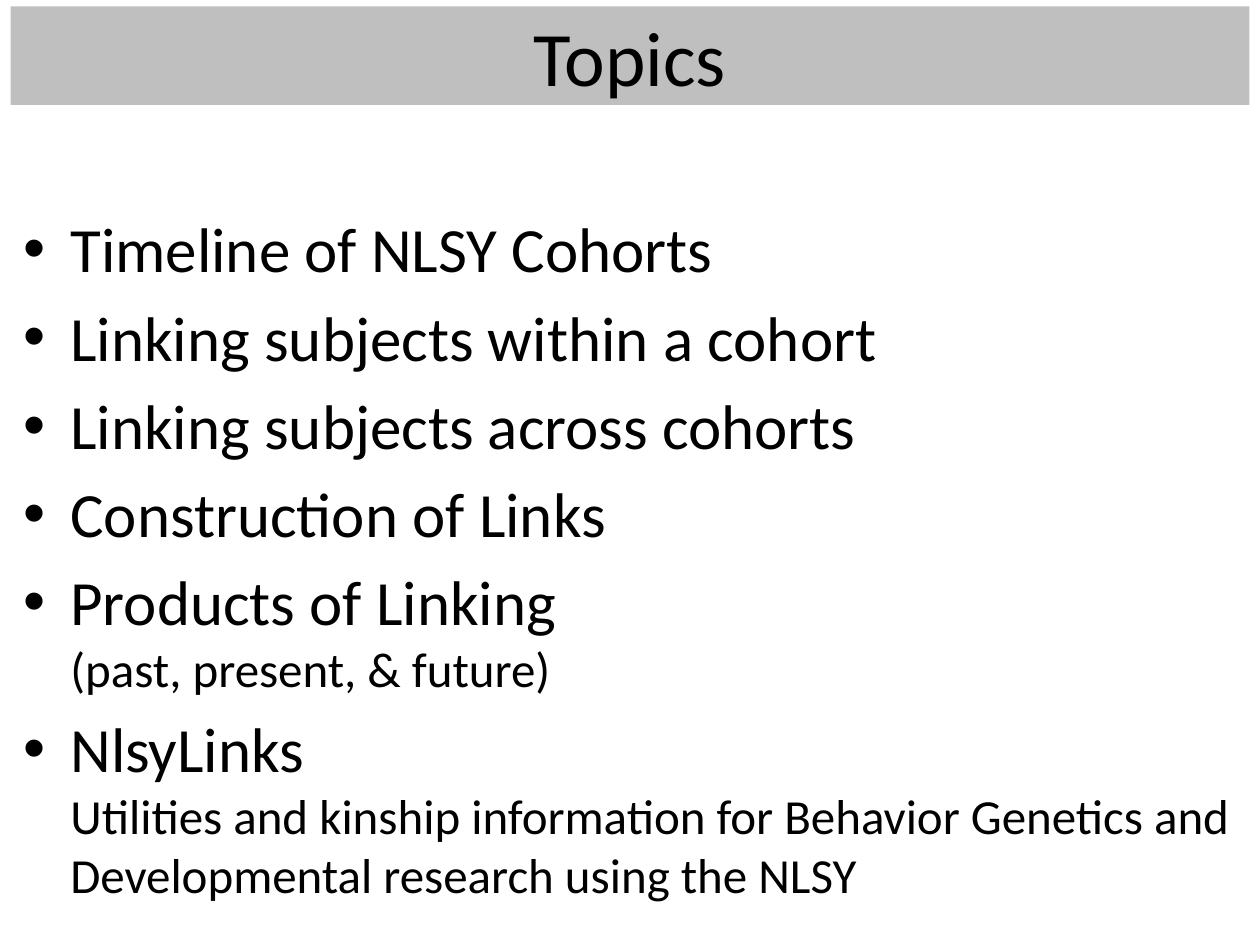
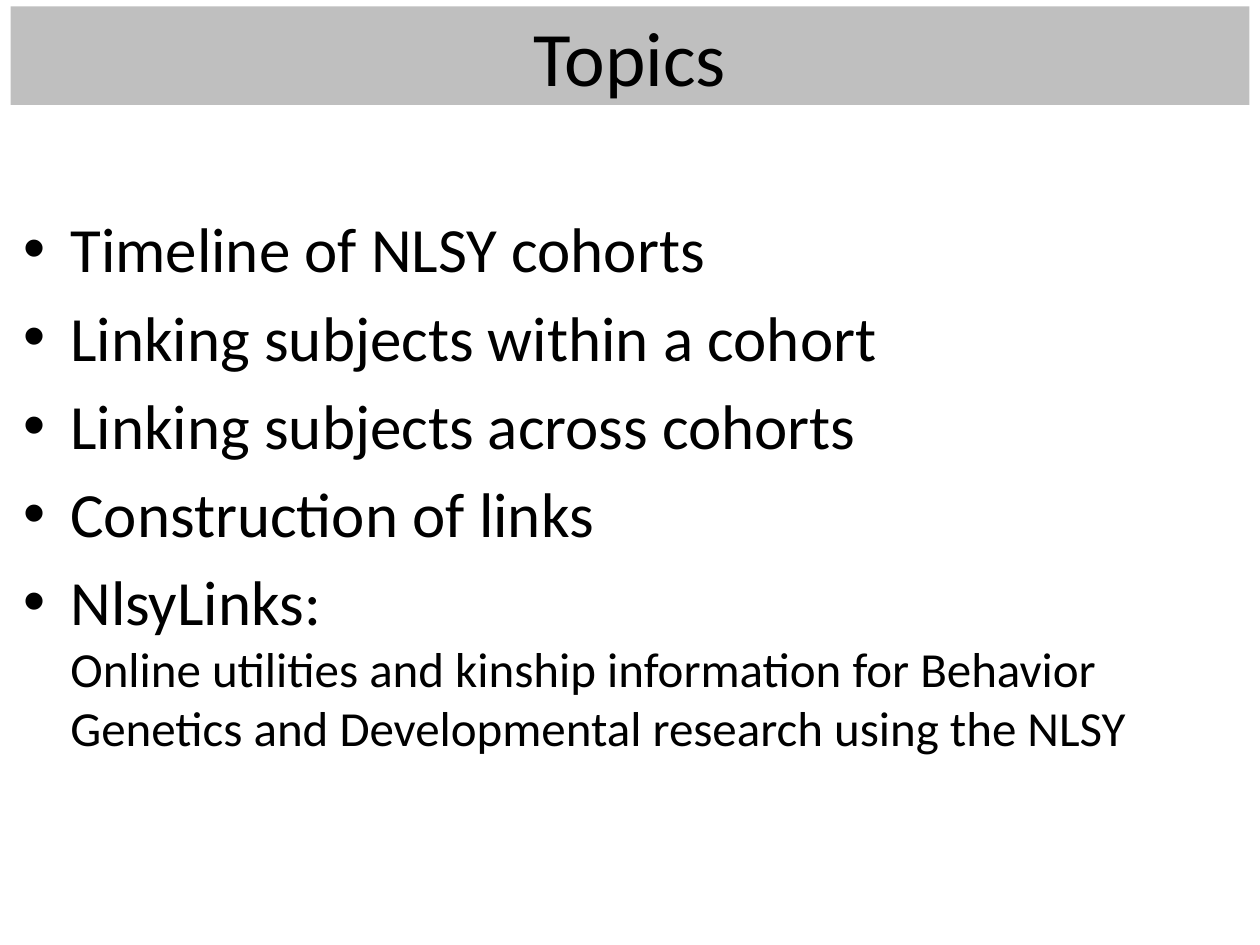
Before and after one commit to LiveOak/NlsyLinksDetermination, a slide deck: slide 2 of Publications/2013France/BeasleyBga2013-NlsyLinks.pptx. Drawn at 1260x945 pixels with LibreOffice and Linux fonts; fonts in the diff are those of the drawing. Boxes give left, top, right and bottom in pixels: in the first picture for what was removed or moved away, otherwise in the second. Text is boxed around its words. In the diff, an @@ line names an element or a change of style, - is before the commit and + after.

```diff
--- a/Publications/2013France/BeasleyBga2013-NlsyLinks.pptx
+++ b/Publications/2013France/BeasleyBga2013-NlsyLinks.pptx
@@ text at (70, 228, 705, 273): text changed @@
-• Timeline of NLSY Cohorts
+• Timeline of NLSY cohorts
@@ text at (70, 493, 1125, 755): text changed @@
-• Construction of Links
-• Products of Linking
-  (past, present, & future)
-• NlsyLinks
-  Utilities and kinship information for Behavior Genetics and Developmental research using the NLSY
+• Construction of links
+• NlsyLinks:
+  Online utilities and kinship information for Behavior Genetics and Developmental research using the NLSY
```
Also in this commit, not shown: 3 other slides changed, 1 slide added.
